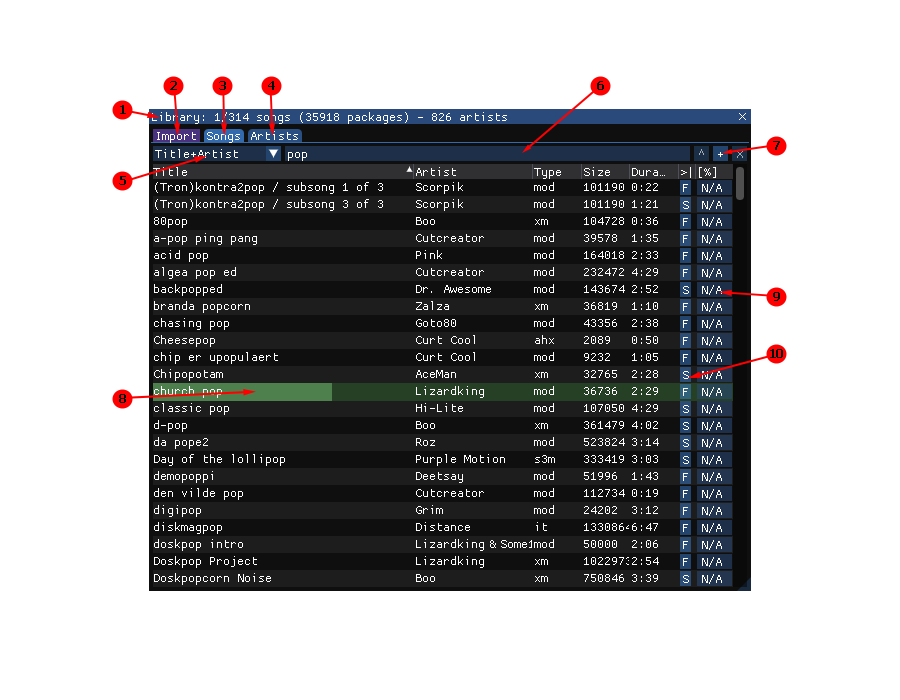
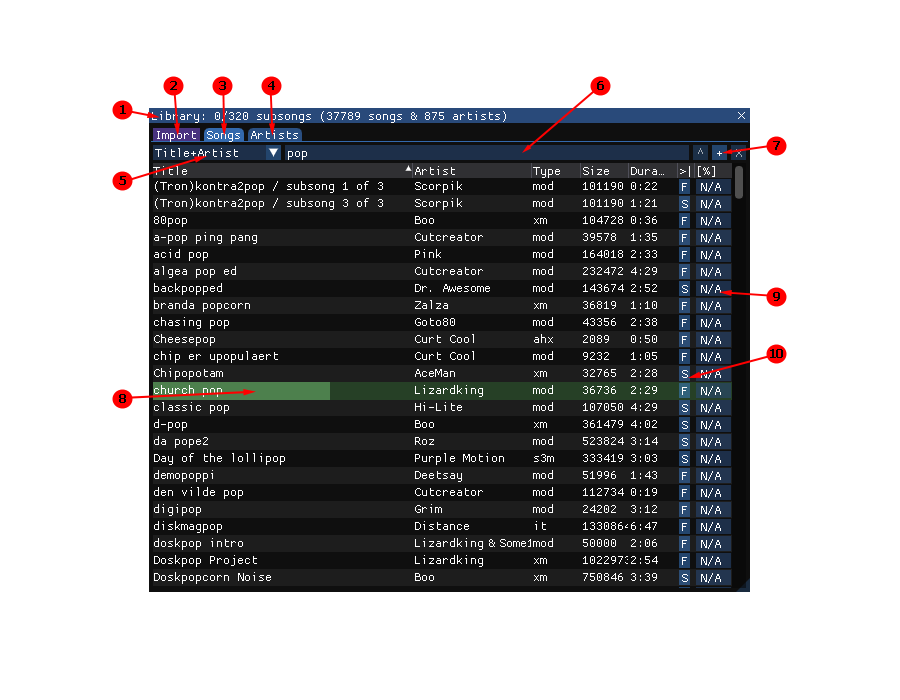
Layered file, before and after one edit (900px x 700px). Changes by layer:
painted on "panel" over [149, 108, 751, 592]
